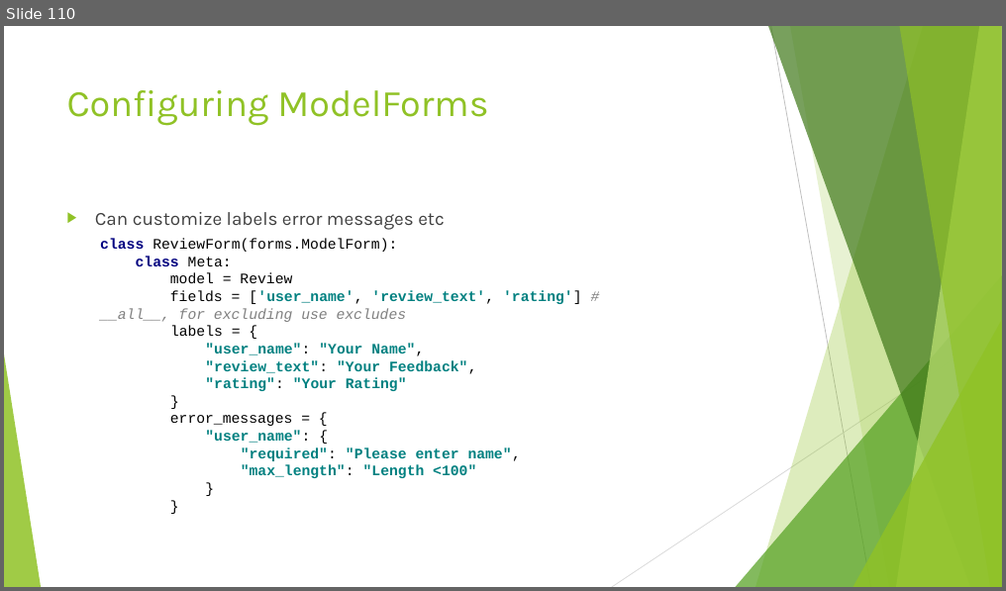
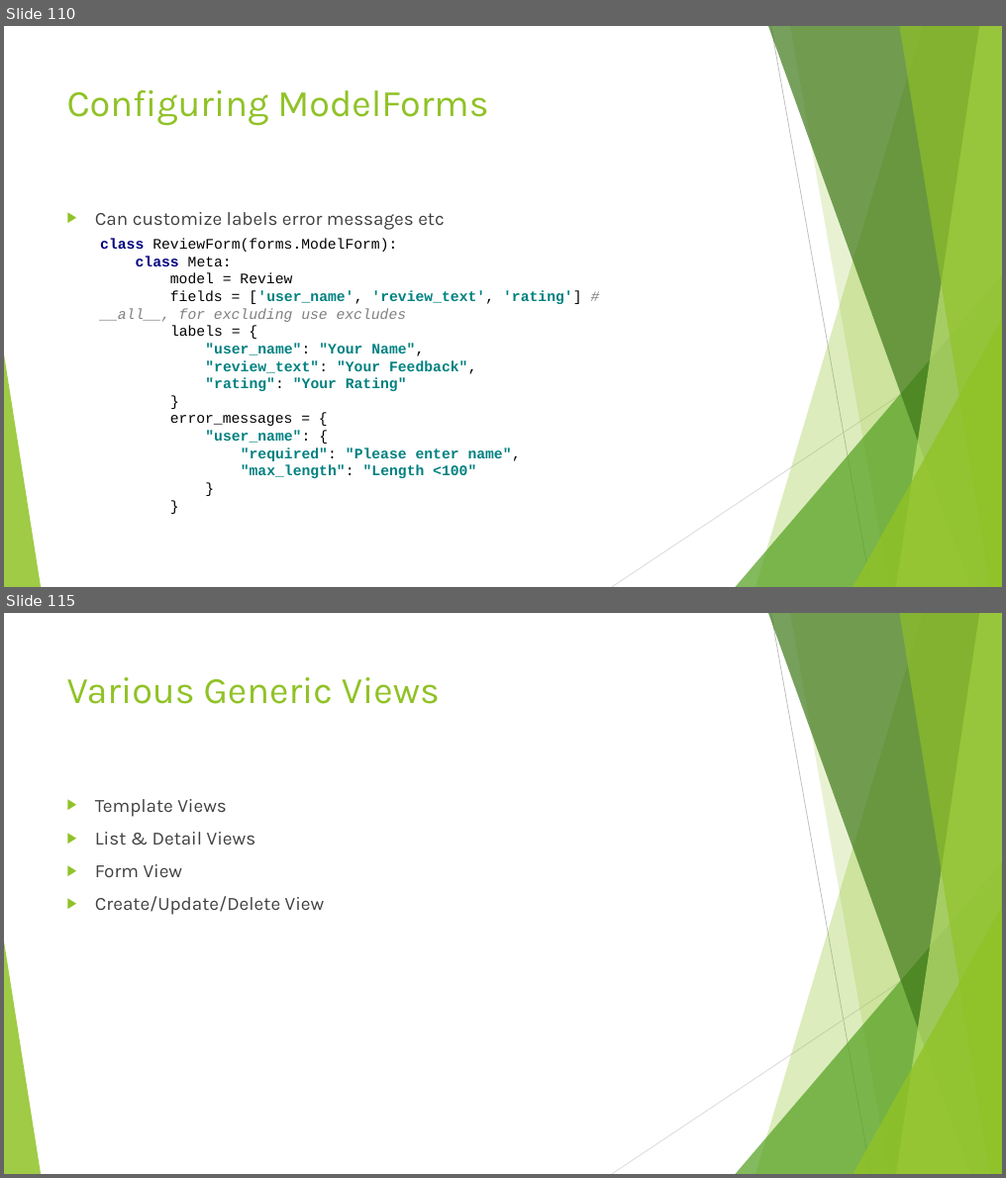
Before and after one commit to edyoda/PD-281220-Session-Code, a slide deck: Django EdYoda.pptx. Shown one above the other, each under a label of ours: slide 110 before the commit, slides 110 and 115 after it; the slides between them are not shown. The pictures are 1006x591 and 1006x1178 pixels, drawn with LibreOffice and Linux fonts; fonts in the diff are those of the drawing. Boxes give left, top, right and bottom in pixels: in the first picture for what was removed or moved away, otherwise in the second. Text is boxed around its words. In the diff, an @@ line names an element or a change of style, - is before the commit and + after.

Commit message:
Class based views

```diff
--- a/Django EdYoda.pptx
+++ b/Django EdYoda.pptx
@@ slide 115 added at box(4, 613, 1002, 1174), background #FFFFFF; not listed: 10 template elements that a slide beside it also shows @@
@@ title added at box(67, 677, 440, 704), 36 pt, text #90C226 @@
+Various Generic Views
@@ text added at box(95, 799, 325, 915), 18 pt, text #404040 @@
+▶ Template Views
+▶ List & Detail Views
+▶ Form View
+▶ Create/Update/Delete View
```
Also in this commit, not shown: 8 slides changed, 12 other slides added, 23 other files.
